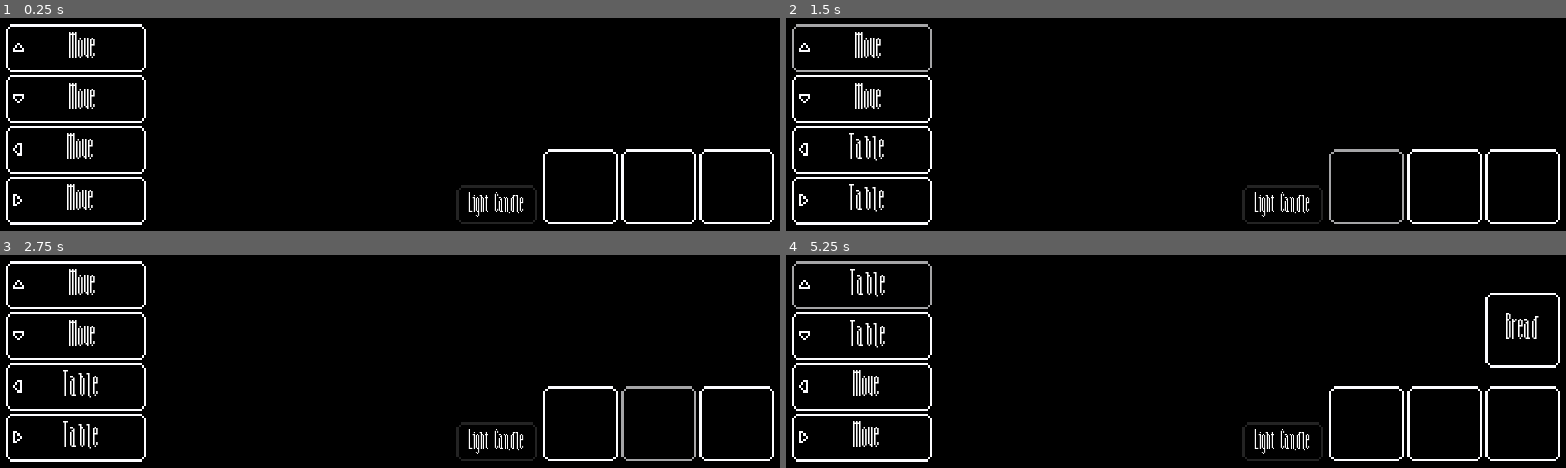
Above: before the commit, frames 1-4 (two rows, left to right).
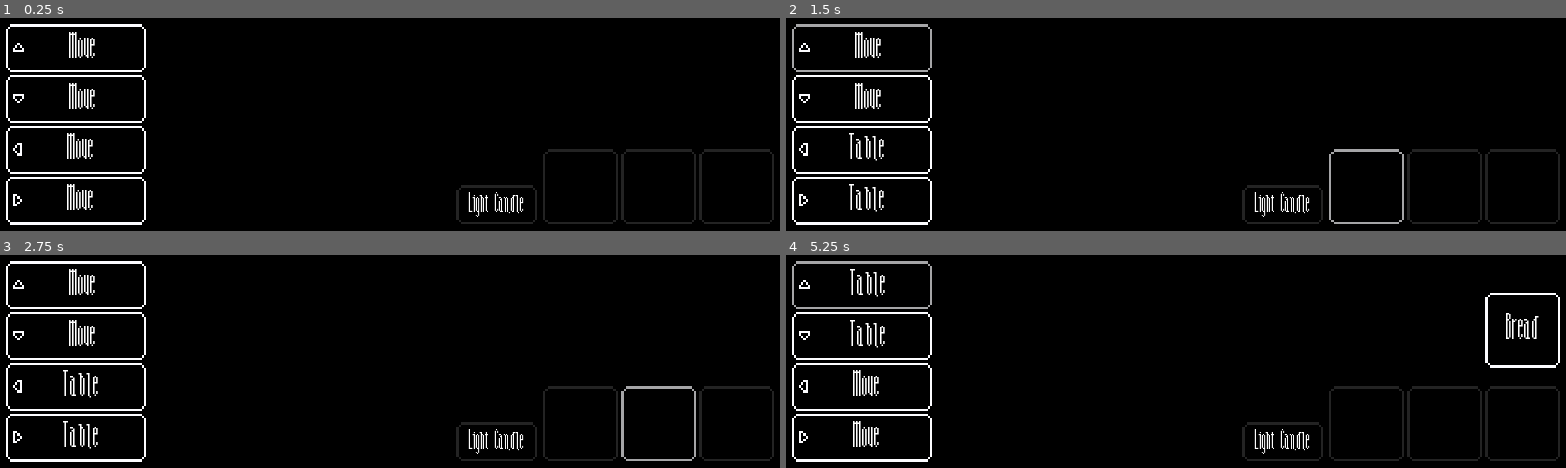
Above: after the commit, the same moments.

Repository: Demindiro/you-are-alone
Game: Godot game, scene res://test_map.tscn
The game is run twice, just before and just after one commit, with the same random seed, the same clock (stepped at 60 frames per second) and the same inputs. The project has no main scene, so this scene is started directly.
Inputs (mouse positions are in pixels of both pictures, inside the frame that each line leads up to):
- Up to frame 1 (0.25 s): no input
- Up to frame 2 (1.5 s): click (1363, 186) at 0.52 s; click "Move" at 1.25 s
- Up to frame 3 (2.75 s): click (655, 423) at 2.02 s
- Up to frame 4 (5.25 s): click "Move" at 2.75 s; click (1519, 423) at 3.52 s; click "Move" at 4.25 s; click "Table" at 5 s

The runs differ from the first frame. In frame 1, 1.2% of the frame differs, in the area x 69-100%, y 61-97%; in frame 2, 0.8%; in frame 3, 0.8%; in frame 4, 1.2%.

Commit message:
Gray out empty inventory slots

Diff:
--- a/ui/ui.gd
+++ b/ui/ui.gd
@@ -73,18 +73,20 @@
 	clear_children(self_inventory)
 	clear_children(chest_inventory)
 	for e in player.items:
+		var btn := Button.new()
 		if e == null:
 			e = ""
-		var btn := Button.new()
+			btn.disabled = true
 		btn.rect_min_size = Vector2.ONE * 96
 		btn.text = e
 		var err := btn.connect("pressed", self, "put_item", [e])
 		assert(err == OK)
 		self_inventory.add_child(btn)
 	for e in player.open_inventory_items:
+		var btn := Button.new()
 		if e == null:
 			e = ""
-		var btn := Button.new()
+			btn.disabled = true
 		btn.rect_min_size = Vector2.ONE * 96
 		btn.text = e
 		var err := btn.connect("pressed", self, "take_item", [e])
